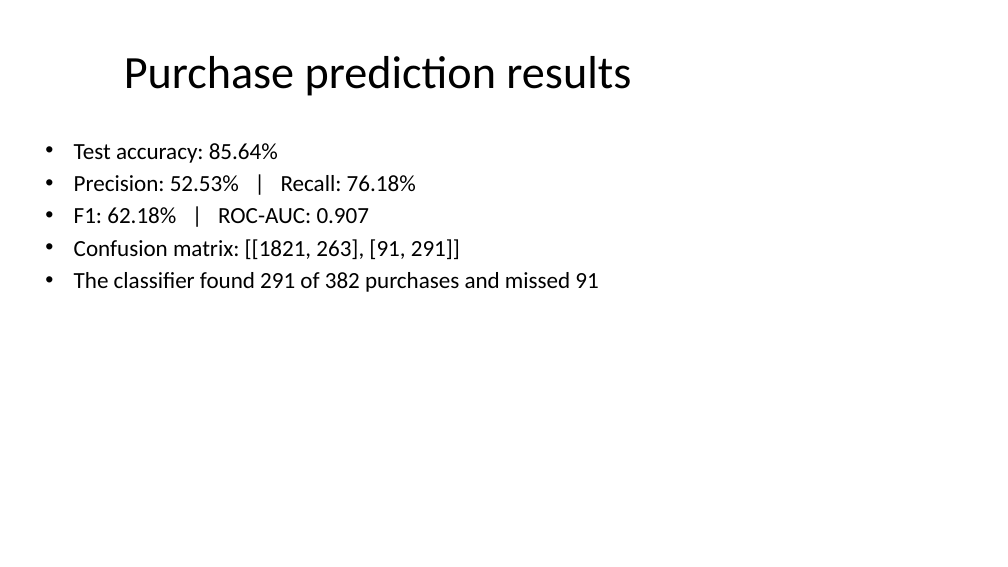
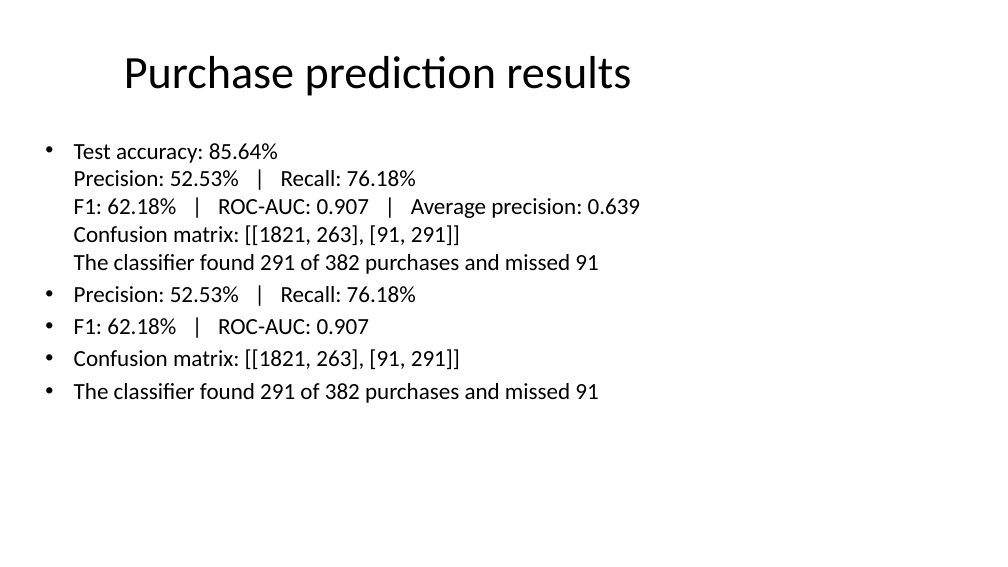
Before and after one commit to killshot-0/Online-shopping-purchase-prediction-and-Air-quality-estimation, a slide deck: slide 5 of outputs/ML_Process_Presentation.pptx. Drawn at 1008x567 pixels with LibreOffice and Linux fonts; fonts in the diff are those of the drawing. Boxes give left, top, right and bottom in pixels: in the first picture for what was removed or moved away, otherwise in the second. Text is boxed around its words. In the diff, an @@ line names an element or a change of style, - is before the commit and + after.

```diff
--- a/outputs/ML_Process_Presentation.pptx
+++ b/outputs/ML_Process_Presentation.pptx
@@ text at (x1=74, y1=143, x2=641, y2=274): text changed @@
-• Test accuracy: 85.64%
+• Test accuracy: 85.64%
+  Precision: 52.53% | Recall: 76.18%
+  F1: 62.18% | ROC-AUC: 0.907 | Average precision: 0.639
+  Confusion matrix: [[1821, 263], [91, 291]]
+  The classifier found 291 of 382 purchases and missed 91
```
Also in this commit, not shown: 1 other slide changed, 8 slides added, 10 other files.
